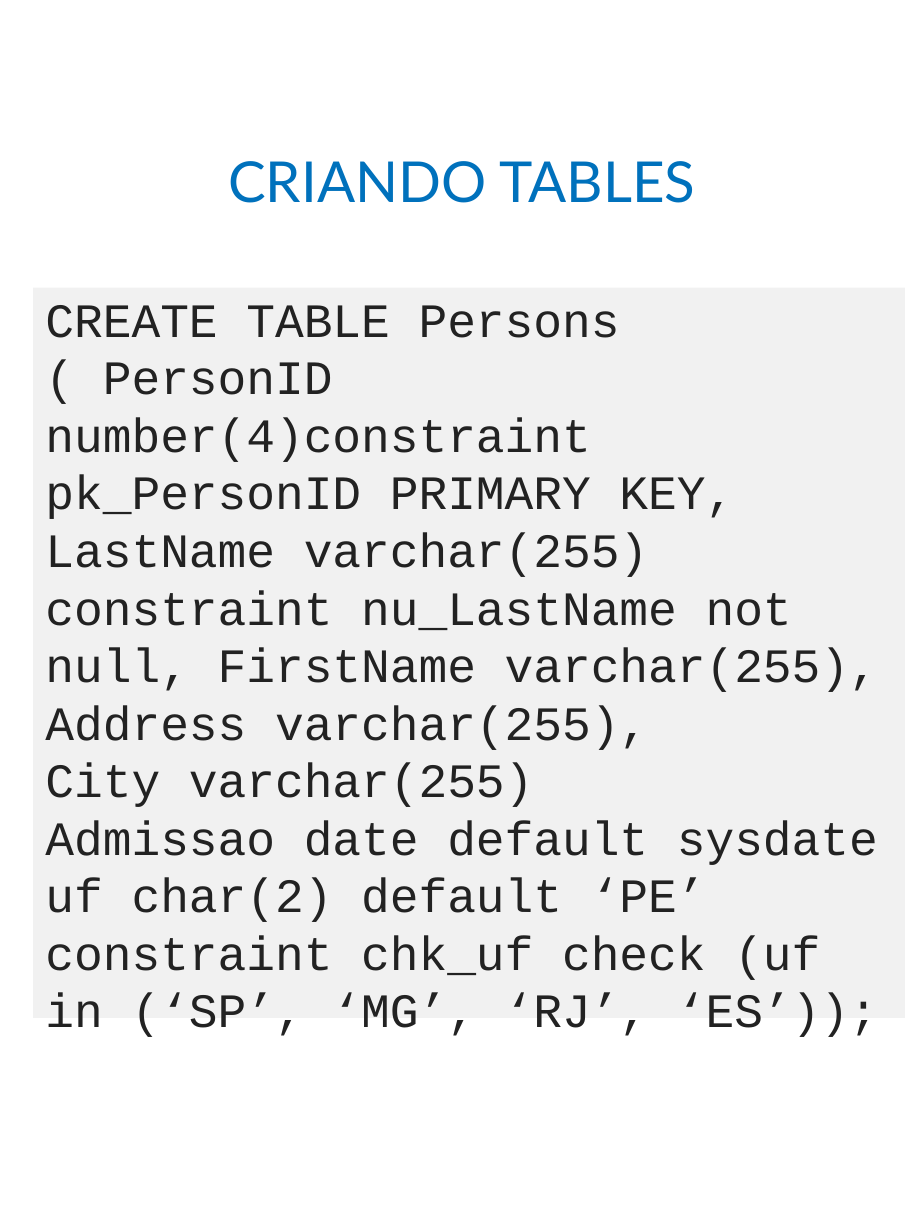
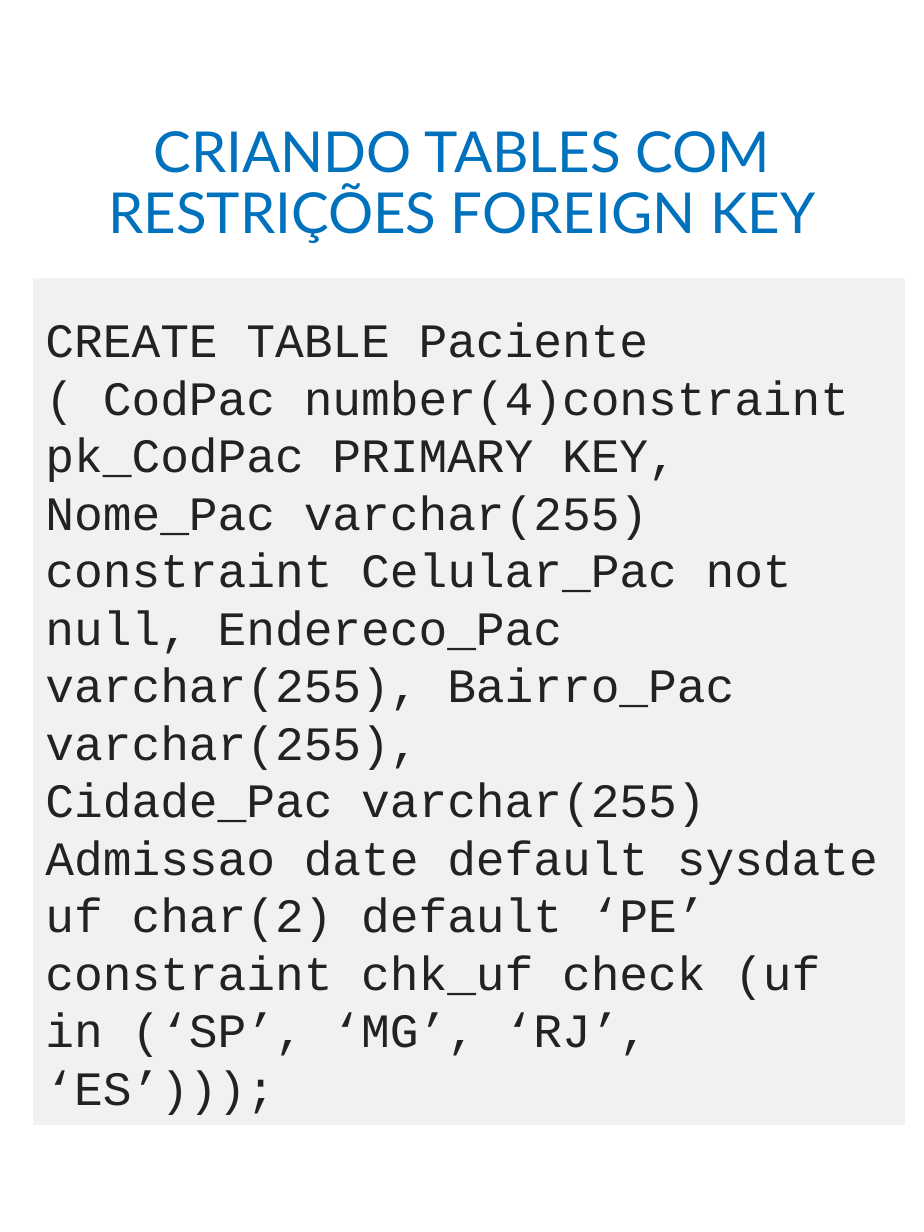
Before and after one commit to adilsonlopesoracle/BancodeDados_Gracas, a slide deck: slide 149 of BANCO DE DADOS_Atualizado.pptx (slide 118 before the commit). Drawn at 924x1232 pixels with LibreOffice and Linux fonts; fonts in the diff are those of the drawing. Boxes give left, top, right and bottom in pixels: in the first picture for what was removed or moved away, otherwise in the second. Text is boxed around its words. In the diff, an @@ line names an element or a change of style, - is before the commit and + after.

```diff
--- a/BANCO DE DADOS_Atualizado.pptx
+++ b/BANCO DE DADOS_Atualizado.pptx
@@ title at <box>108,131,815,243</box>: text changed @@
-CRIANDO TABLES
+CRIANDO TABLES COM RESTRIÇÕES FOREIGN KEY
@@ rectangle "CREATE TABLE Paciente ( CodPac ...": place and size @@
-rectangle "CREATE TABLE Paciente ( CodPac ..." at <box>33,287,906,1018</box>
+rectangle "CREATE TABLE Paciente ( CodPac ..." at <box>33,278,906,1125</box>
@@ text in rectangle at <box>45,323,878,1115</box>: text changed @@
-CREATE TABLE Persons ( PersonID number(4)constraint pk_PersonID PRIMARY KEY,
-LastName varchar(255) constraint nu_LastName not null, FirstName varchar(255), Address varchar(255),
-City varchar(255)
-Admissao date default sysdate uf char(2) default ‘PE’ constraint chk_uf check (uf in (‘SP’, ‘MG’, ‘RJ’, ‘ES’));
+CREATE TABLE Paciente ( CodPac number(4)constraint pk_CodPac PRIMARY KEY,
+Nome_Pac varchar(255) constraint Celular_Pac not null, Endereco_Pac varchar(255), Bairro_Pac varchar(255),
+Cidade_Pac varchar(255)
+Admissao date default sysdate uf char(2) default ‘PE’ constraint chk_uf check (uf in (‘SP’, ‘MG’, ‘RJ’, ‘ES’)));
```
Also in this commit, not shown: 2 other slides changed, 31 slides added.
